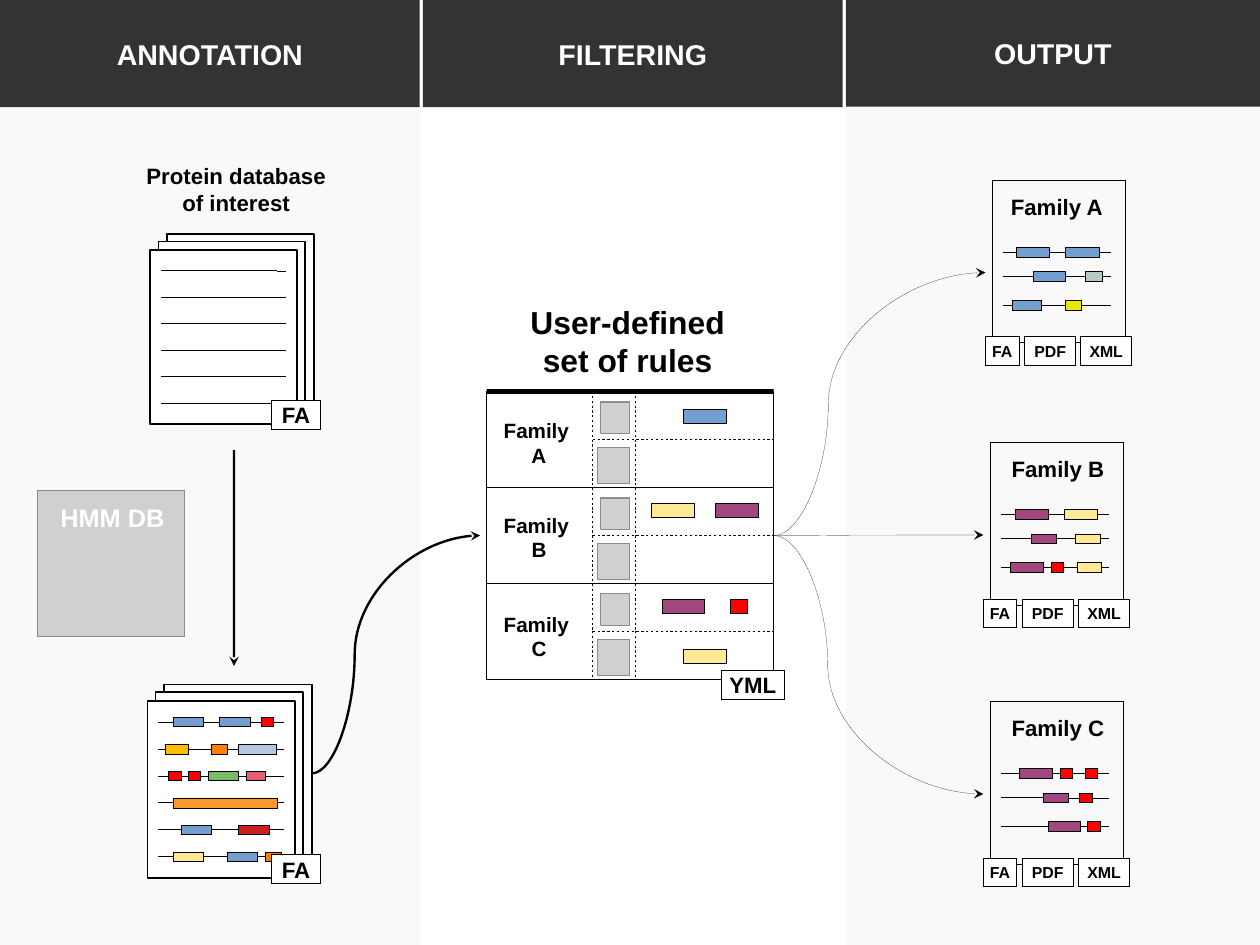
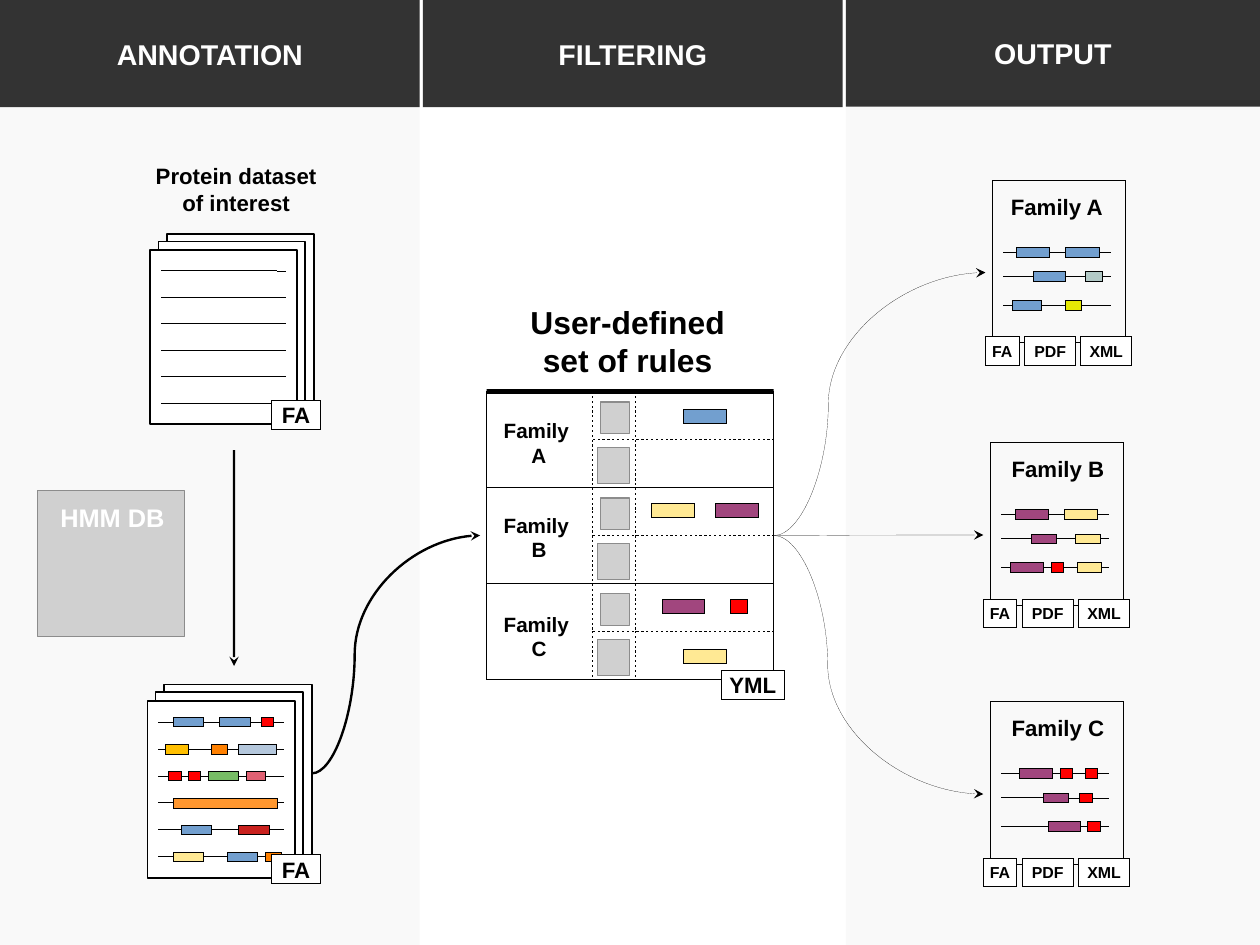
Before and after one commit to i2bc/CusProSe, a slide deck: slide 2 of docs/prosecda/cusprose_pipeline.odp (slide 3 before the commit). Drawn at 1260x945 pixels with LibreOffice and Linux fonts; fonts in the diff are those of the drawing; grey boxes stand for pictures. Boxes give left, top, right and bottom in pixels: in the first picture for what was removed or moved away, otherwise in the second. Text is boxed around its words. In the diff, an @@ line names an element or a change of style, - is before the commit and + after.

```diff
--- a/docs/prosecda/cusprose_pipeline.odp
+++ b/docs/prosecda/cusprose_pipeline.odp
@@ text at <box>156,168,316,212</box>: text changed @@
-Protein database
-of interest
+Protein dataset
+of interest
```
Also in this commit, not shown: 1 other slide changed, 1 slide removed.
